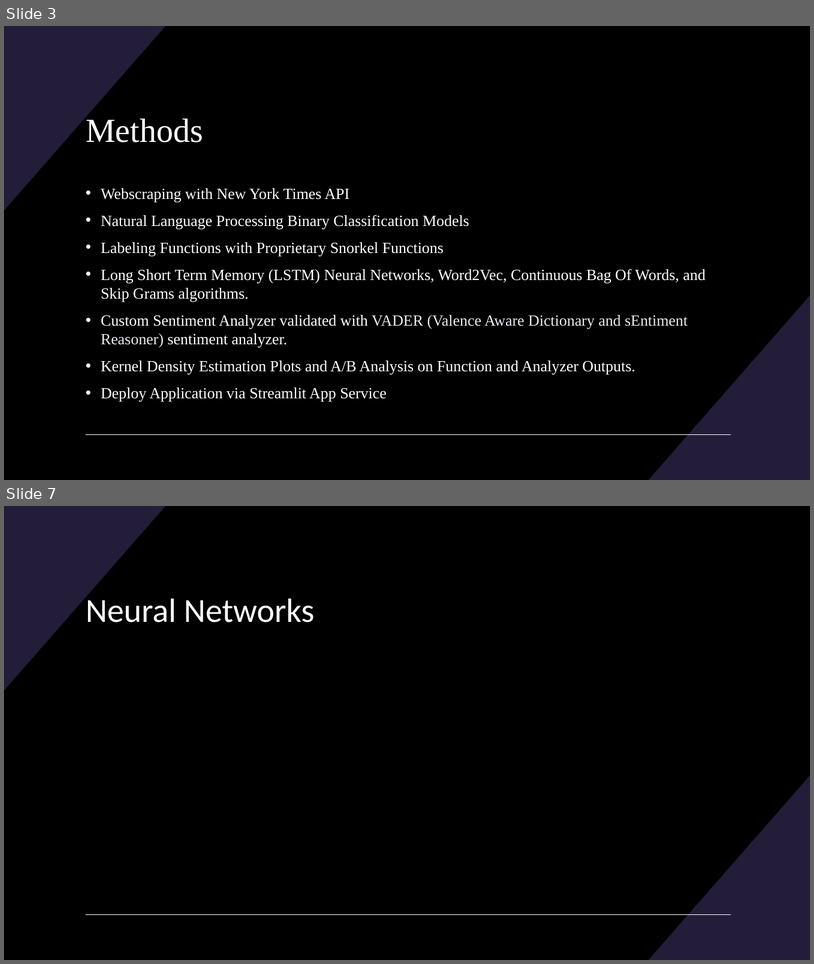
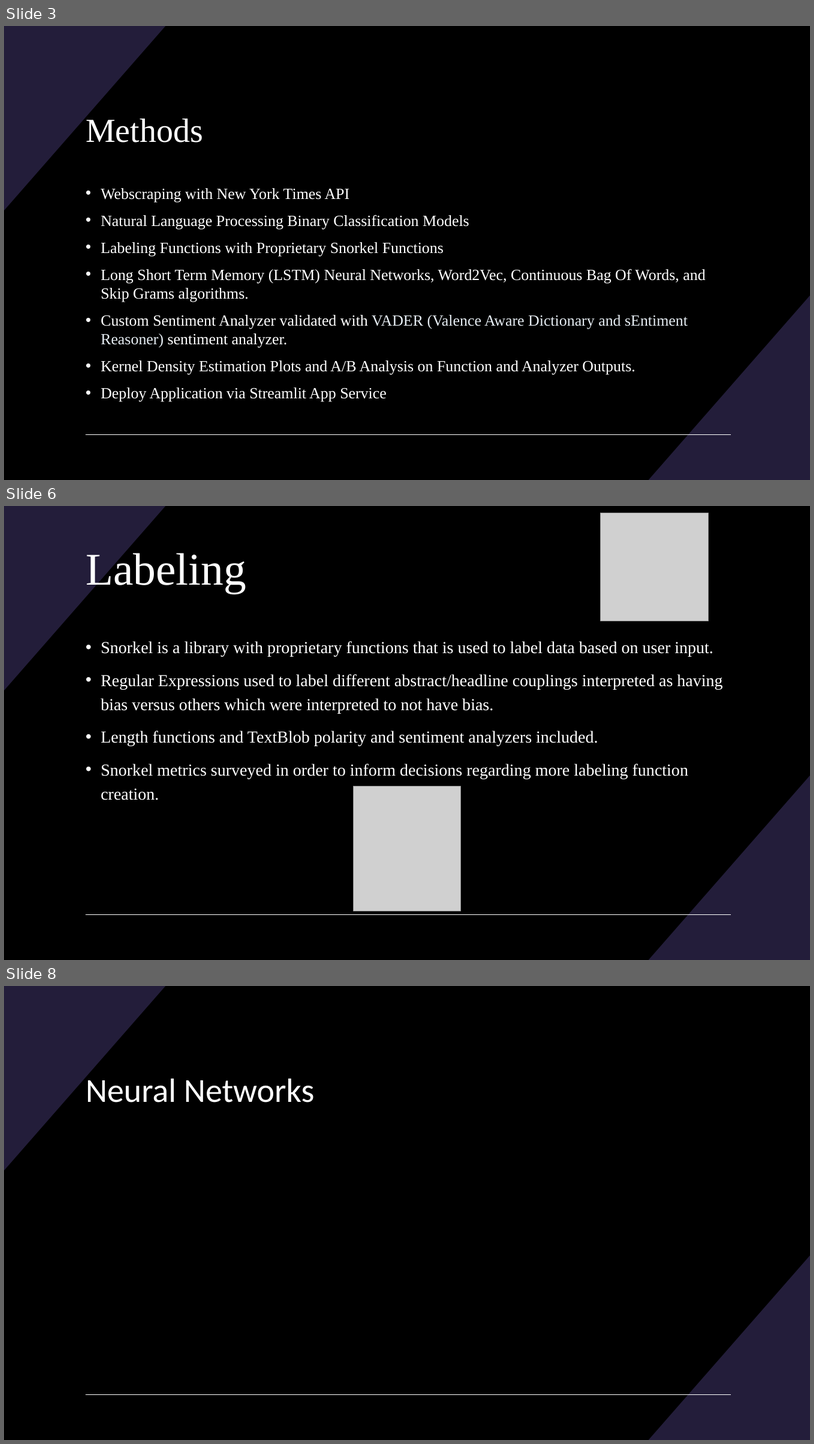
Before and after one commit to BenjaminRocco/Capstone_Project, a slide deck: Capstone_Presentation.pptx. Shown one above the other, each under a label of ours: slides 3 and 7 before the commit, slides 3, 6 and 8 after it; the slides between them are not shown. The pictures are 814x964 and 814x1444 pixels, drawn with LibreOffice and Linux fonts; fonts in the diff are those of the drawing; grey boxes stand for pictures. Boxes give left, top, right and bottom in pixels: in the first picture for what was removed or moved away, otherwise in the second. Text is boxed around its words. In the diff, an @@ line names an element or a change of style, - is before the commit and + after.

```diff
--- a/Capstone_Presentation.pptx
+++ b/Capstone_Presentation.pptx
@@ slide 6 added at [4, 506, 810, 960], background #000000; not listed: 3 template elements that a slide beside it also shows @@
@@ picture added at [601, 513, 709, 621] @@
@@ title added at [86, 550, 246, 594], 54 pt, text #FFFFFF @@
+Labeling
@@ text added at [101, 641, 723, 800], 20 pt, text #FFFFFF @@
+• Snorkel is a library with proprietary functions that is used to label data based on user input.
+• Regular Expressions used to label different abstract/headline couplings interpreted as having bias versus others which were interpreted to not have bias.
+• Length functions and TextBlob polarity and sentiment analyzers included.
+• Snorkel metrics surveyed in order to inform decisions regarding more labeling function creation.
@@ picture added at [353, 786, 461, 911] @@
@@ what was slide 7 is now slide 8 @@
```
Also in this commit, not shown: 2 slides changed, 1 other slide added, 1 slide removed, 9 other files.
